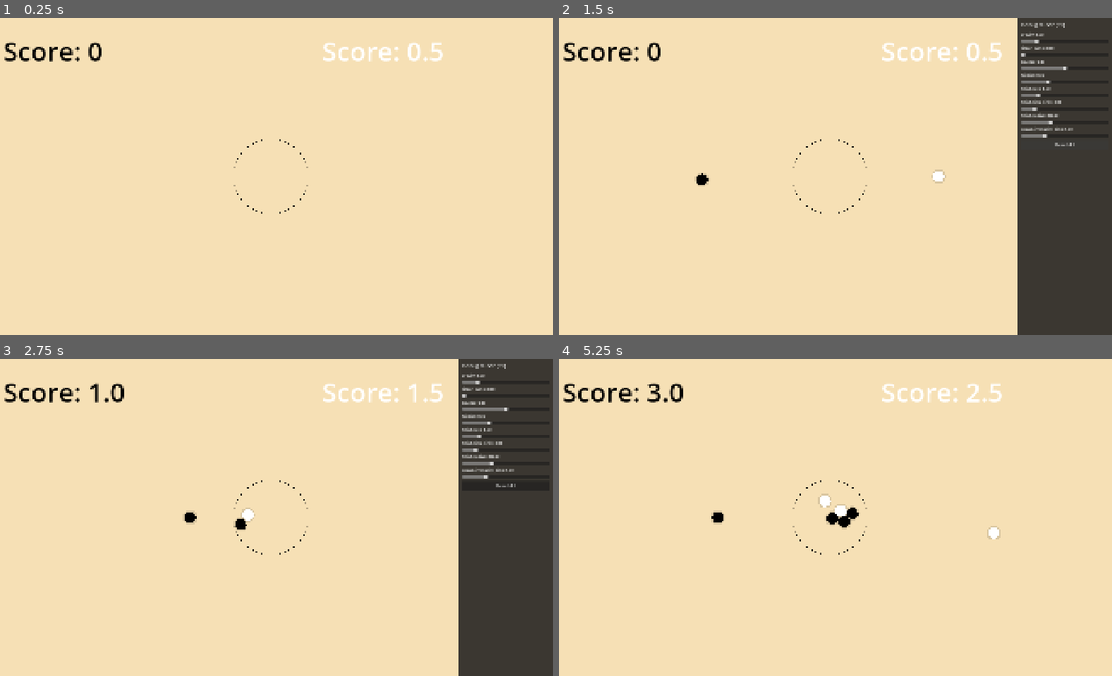
Above: before the commit, frames 1-4 (two rows, left to right).
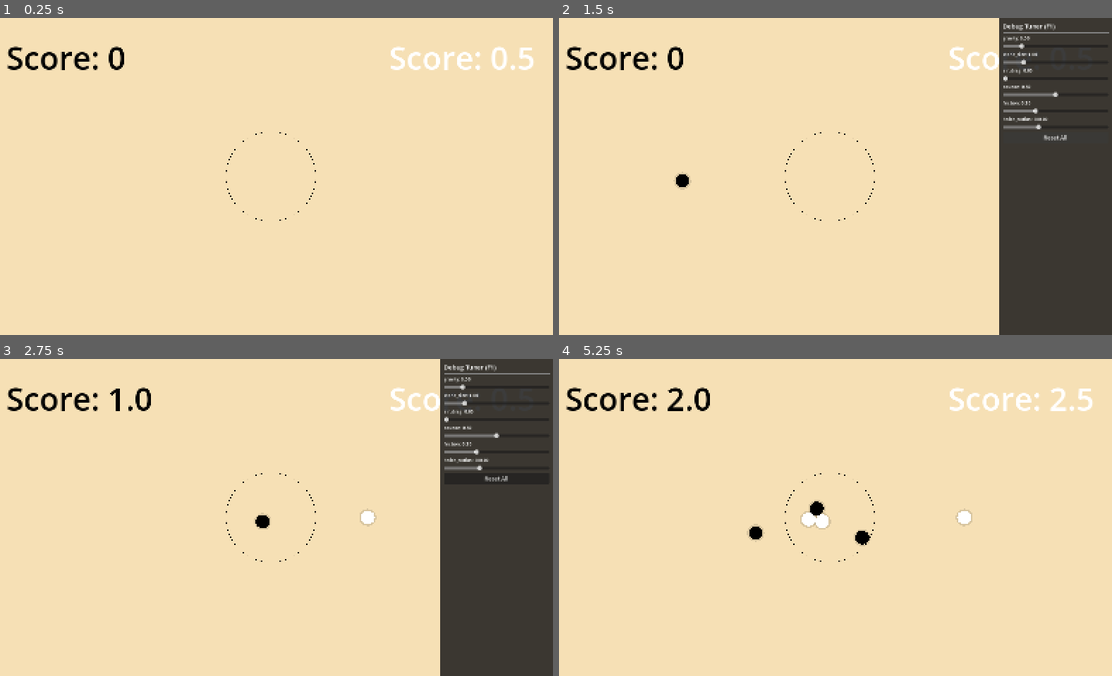
Above: after the commit, the same moments.

Repository: aeriab/Orbital_Go
Game: Godot game, scene res://game/game.tscn
Same seed, same stepped clock (60 frames per second), same inputs: the game is played once before the commit and once after it.
Inputs (mouse positions are in pixels of both pictures, inside the frame that each line leads up to):
- Up to frame 1 (0.25 s): no input
- Up to frame 2 (1.5 s): tap Enter at 0.5 s; move the mouse to (951, 160) at 0.52 s; press the mouse at (951, 160) at 0.53 s; hold D 0.53-1.25 s; release the mouse at (951, 160) at 1.25 s; click "Reset All" at 1.25 s
- Up to frame 3 (2.75 s): move the mouse to (160, 533) at 2.02 s; click (160, 533) at 2.1 s
- Up to frame 4 (5.25 s): move the mouse to (885, 447) at 2.77 s; press the mouse at (885, 447) at 2.78 s; hold D 2.78-4.28 s; move the mouse to (802, 580) at 3.52 s; release the mouse at (802, 580) at 3.53 s; click (802, 580) at 3.6 s; move the mouse to (1001, 565) at 4.27 s; press the mouse at (1001, 565) at 4.28 s; move the mouse to (658, 469) at 5.02 s; release the mouse at (658, 469) at 5.03 s; click (658, 469) at 5.1 s

The runs differ from the first frame. In frame 1, 2.0% of the frame differs, in the area x 0-97%, y 7-64%; in frame 2, 6.5%; in frame 3, 6.8%, in the area x 0-100%, y 0-100%; in frame 4, 3.4%.

Commit message:
Only gets unhandled input

Diff:
--- a/game/Debug/debug_canvas_layer.gd
+++ b/game/Debug/debug_canvas_layer.gd
@@ -10,13 +10,11 @@
 # Define all tunable params here: "name": [default, min, max, step]
 var params: Dictionary = {
 	"gravity": [5.0, 0.1, 30.0, 0.1],
-	"linear_damp": [0.0, 0.0, 5.0, 0.05],
+	"stone_size": [1.0, 0.1, 5.0, 0.1],
+	"air_drag": [0.0, 0.0, 5.0, 0.05],
 	"bounce": [0.5, 0.0, 1.0, 0.05],
 	"friction": [0.3, 0.0, 1.0, 0.05],
-	"finish_rate": [1.0, 0.1, 5.0, 0.1],
-	"finish_time_limit": [3.0, 1.0, 15.0, 0.5],
 	"finish_radius": [300.0, 50.0, 800.0, 10.0],
-	"spawn_immunity_time": [3.0, 0.5, 10.0, 0.25],
 }
 
 # Current values — read these from your game code
@@ -39,6 +37,7 @@
 
 func _build_ui():
 	panel = PanelContainer.new()
+	panel.mouse_filter = Control.MOUSE_FILTER_STOP
 	panel.anchor_left = 1.0
 	panel.anchor_right = 1.0
 	panel.anchor_top = 0.0
--- a/game/game.tscn
+++ b/game/game.tscn
@@ -21,6 +21,7 @@
 offset_top = -4261.0
 offset_right = 4768.0
 offset_bottom = 5868.0
+mouse_filter = 2
 color = Color(0.9647059, 0.8784314, 0.70980394, 1)
 
 [node name="Camera2D" type="Camera2D" parent="." unique_id=1627936826]
--- a/game/input_handler.gd
+++ b/game/input_handler.gd
@@ -22,7 +22,9 @@
 func launch_vector() -> Vector2:
 	return launch_power_multiplier * (Vector2(-get_global_mouse_position().x + launch_point.x,-get_global_mouse_position().y + launch_point.y))
 
-func _input(event: InputEvent) -> void:
+func _unhandled_input(event: InputEvent) -> void:
+
+
 	if event.is_action_pressed("spawn_piece"):
 		launch_point = get_global_mouse_position()
 		ball = ball_scene.instantiate()
--- a/project.godot
+++ b/project.godot
@@ -21,9 +21,8 @@
 
 [display]
 
-window/size/viewport_width=1920
-window/size/viewport_height=1080
-window/size/mode=2
+window/size/viewport_width=1600
+window/size/viewport_height=900
 window/stretch/mode="canvas_items"
 
 [global_group]
